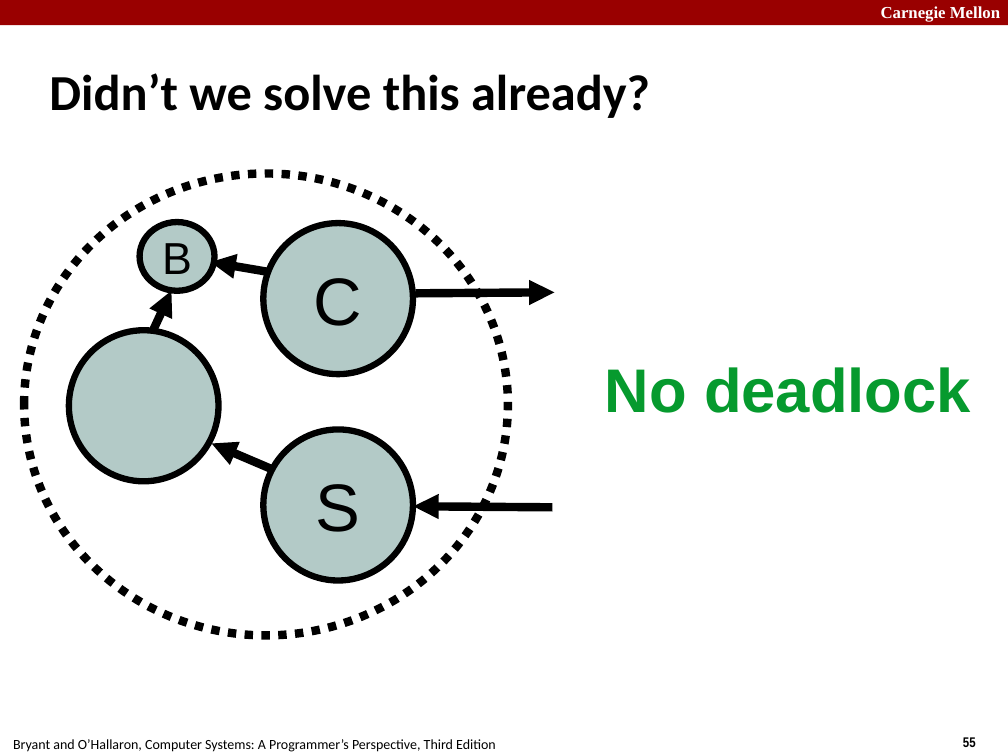
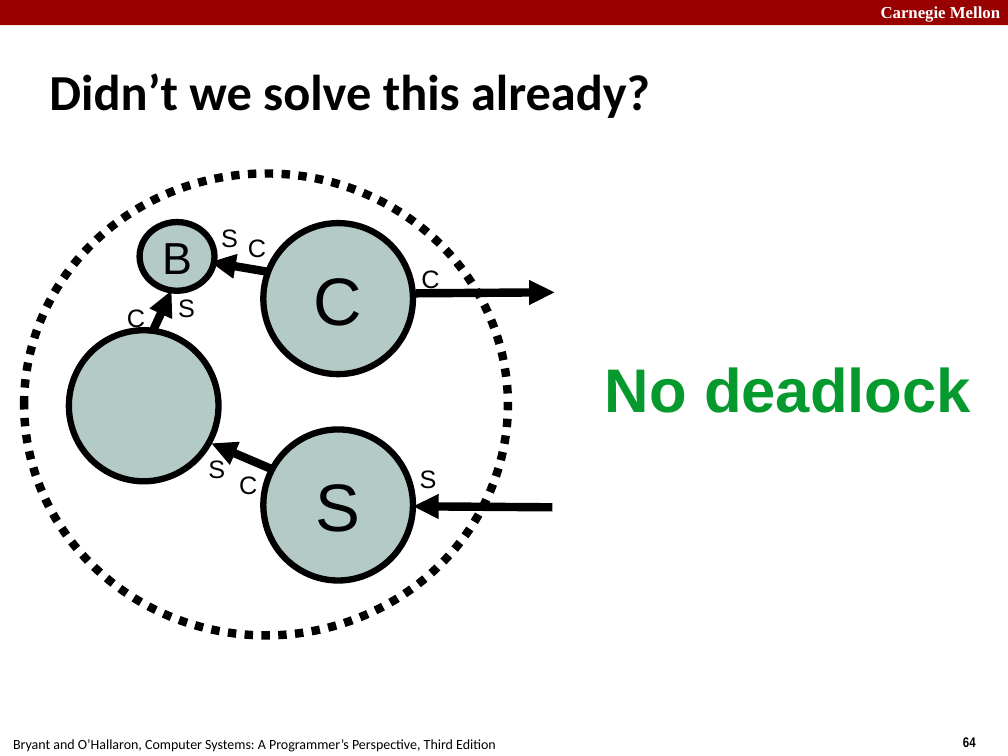
Before and after one commit to diku-compSys/compSys-e2023-pub, a slide deck: slide 64 of lectures/23-11-20_server_performance/performance.odp (slide 55 before the commit). Drawn at 1008x756 pixels with LibreOffice and Linux fonts; fonts in the diff are those of the drawing. Boxes give left, top, right and bottom in pixels: in the first picture for what was removed or moved away, otherwise in the second. Text is boxed around its words. In the diff, an @@ line names an element or a change of style, - is before the commit and + after.

```diff
--- a/lectures/23-11-20_server_performance/performance.odp
+++ b/lectures/23-11-20_server_performance/performance.odp
@@ text added at [221, 229, 238, 248], 18 pt, text #000000 @@
+S
@@ text added at [248, 239, 266, 258], 18 pt, text #000000 @@
+C
@@ text added at [178, 299, 195, 318], 18 pt, text #000000 @@
+S
@@ text added at [421, 270, 439, 293], 18 pt, text #000000 @@
+C
@@ text added at [127, 309, 145, 333], 18 pt, text #000000 @@
+C
@@ text added at [208, 458, 225, 479], 18 pt, text #000000 @@
+S
@@ text added at [239, 476, 257, 495], 18 pt, text #000000 @@
+C
@@ text added at [420, 470, 437, 489], 18 pt, text #000000 @@
+S
@@ page number at [963, 737, 976, 747]: text changed @@
-55
+64
```
Also in this commit, not shown: 12 other slides changed, 25 slides added, 8 slides removed, 3 other files.
